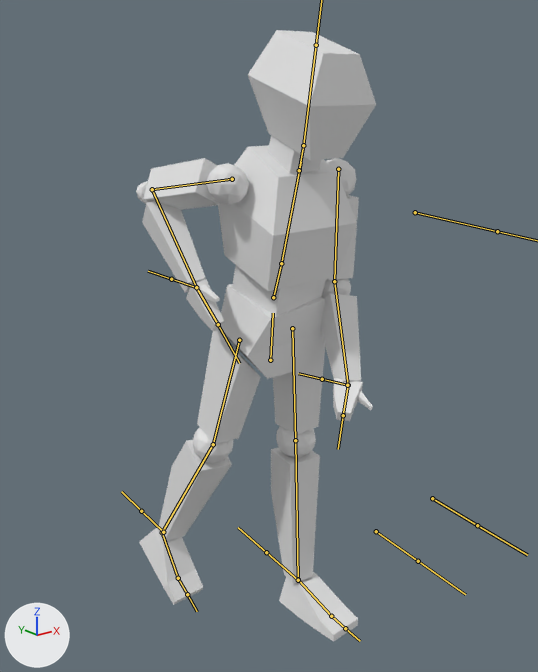
What one commit did to the FBX model Assets/low-poly-human-edit-rig2-edit.fbx.
Rendered twice from a camera (50 mm lens) standing at (-3.37, -4.25, 4.32) and looking at (0.16, 0.16, 2.55). Arrows for +X, +Y and +Z are at lower left; the lights stay in place. Both versions are drawn at frame 15 of the action 'Armature|Raking'; the numbers are the values there. The bones that bend it are drawn over the model as lines.

Names of what the first picture shows: 'Body'.
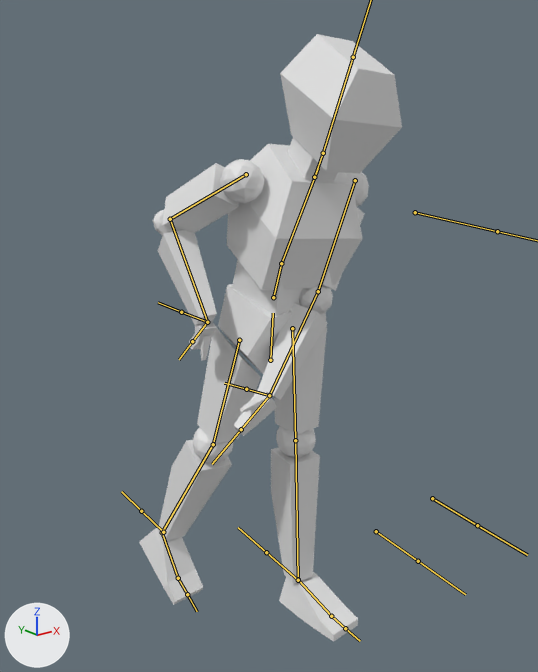
Changed parts and their boxes [x1, y1, x2, y2] in the pictures (538 x 672 px):
'Body', posed (10% wider)
    before: [136, 30, 376, 642]
    after: [139, 34, 402, 642]
bone 'Chest', root to tip
    before: (281, 263) to (301, 162)
    after: (281, 263) to (318, 168)
bone 'UpperArm.L', root to tip
    before: (338, 169) to (334, 281)
    after: (355, 180) to (318, 291)
bone 'LowerArm.L', root to tip
    before: (334, 281) to (348, 385)
    after: (318, 291) to (269, 395)
bone 'Hand.L', root to tip
    before: (348, 385) to (343, 415)
    after: (269, 395) to (241, 429)
bone 'UpperArm.R.001', root to tip
    before: (232, 179) to (152, 189)
    after: (246, 174) to (170, 219)
bone 'LowerArm.R.001', root to tip
    before: (152, 189) to (196, 287)
    after: (170, 219) to (207, 322)
bone 'Hand.R.001', root to tip
    before: (196, 287) to (218, 324)
    after: (207, 322) to (192, 341)

The edits, one by one:
Bone 'Chest' (bone_chest) turns from (-1, -13, 1) to (9, -18, -5) degrees about its own x, y and z.
Bone 'UpperArm.L' (bone_upperarm_l) turns from (16, 11, -2) to (62, 59, 32) degrees about its own x, y and z.
Bone 'LowerArm.L' (bone_lowerarm_l) turns from (-32, 3, 10) to (-2, 0, 1) degrees about its own x, y and z.
Bone 'Hand.L' (bone_hand_l) turns from (-35, -56, 59) to (-11, -3, 13) degrees about its own x, y and z.
Bone 'UpperArm.R.001' (bone_upperarm_r_001) turns from (-62, 4, -22) to (-37, 9, -14) degrees about its own x, y and z.
Bone 'LowerArm.R.001' (bone_lowerarm_r_001) turns from (-104, -30, -24) to (-85, -22, -24) degrees about its own x, y and z.
Bone 'Hand.R.001' (bone_hand_r_001) turns from (0, 0, -6) to (87, -8, 8) degrees about its own x, y and z.
